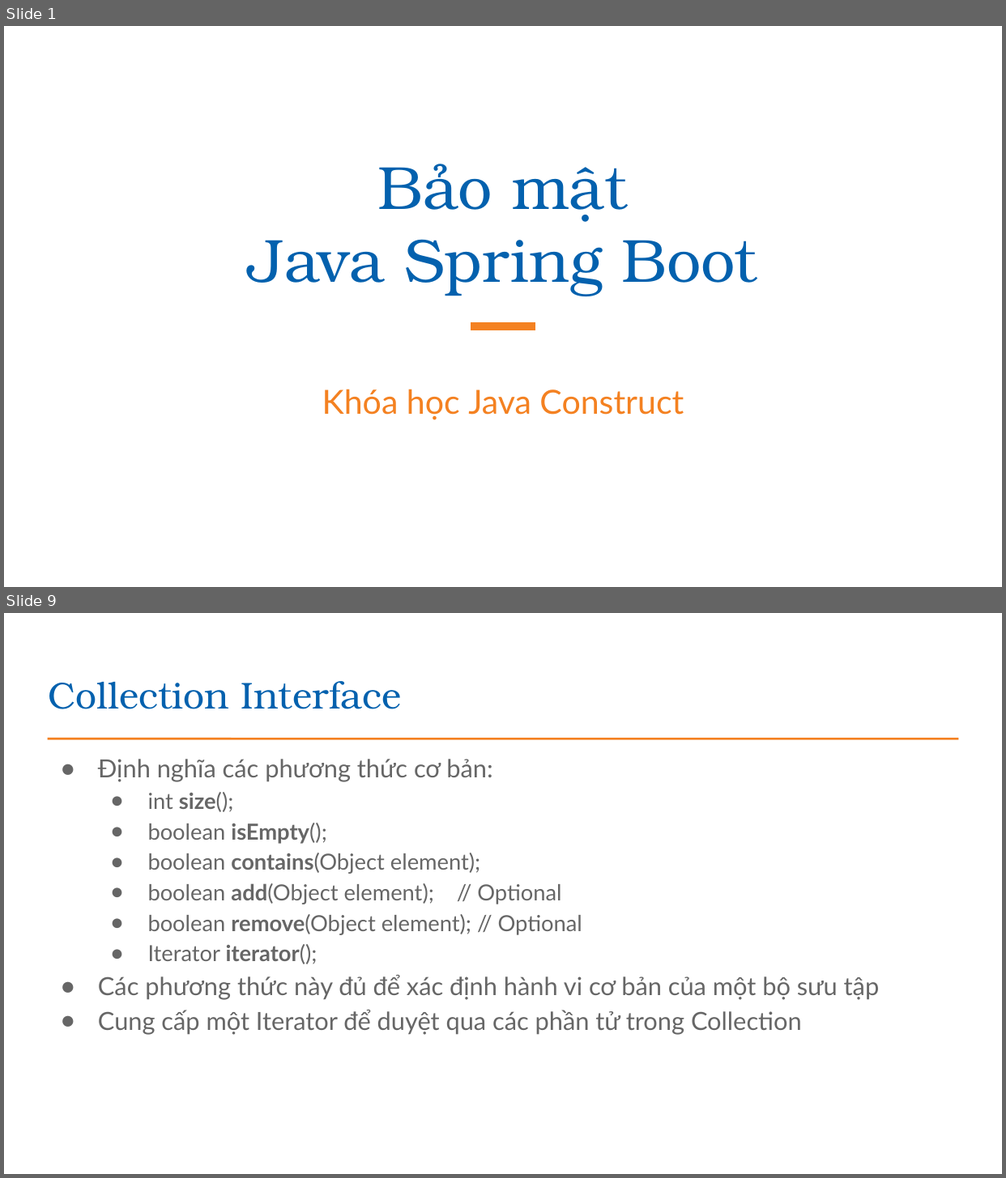
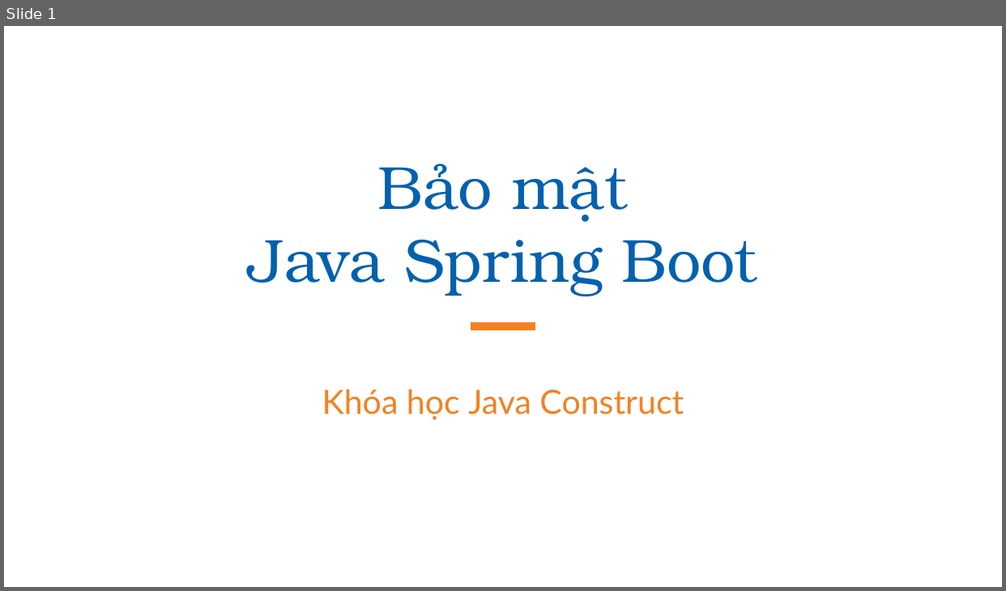
Before and after one commit to EdisonTechnologyAcademy/Java---Construction, a slide deck: presentations/Bài 25_Bao mat trong Java Spring Boot.pptx. Shown one above the other, each under a label of ours: slides 1 and 9 before the commit, slide 1 after it; the slides between them are not shown. The pictures are 1006x1178 and 1006x591 pixels, drawn with LibreOffice and Linux fonts; fonts in the diff are those of the drawing; background and template pictures are left out. Boxes give left, top, right and bottom in pixels: in the first picture for what was removed or moved away, otherwise in the second. Text is boxed around its words. In the diff, an @@ line names an element or a change of style, - is before the commit and + after.

```diff
--- a/presentations/Bài 25_Bao mat trong Java Spring Boot.pptx
+++ b/presentations/Bài 25_Bao mat trong Java Spring Boot.pptx
@@ slide 9 removed at [4,613,1002,1174], background #FFFFFF @@
@@ title removed at [48,681,402,709] @@
-Collection Interface
@@ line removed from (47, 739) to (959, 739) @@
@@ text removed at [98,759,880,1035] @@
-● Định nghĩa các phương thức cơ bản:
-  ● int size();
-  ● boolean isEmpty();
-  ● boolean contains(Object element);
-  ● boolean add(Object element); // Optional
-  ● boolean remove(Object element); // Optional
-  ● Iterator iterator();
-● Các phương thức này đủ để xác định hành vi cơ bản của một bộ sưu tập
-● Cung cấp một Iterator để duyệt qua các phần tử trong Collection
```
Also in this commit, not shown: 4 slides changed, 2 slides added, 38 other slides removed, 1 other file.
